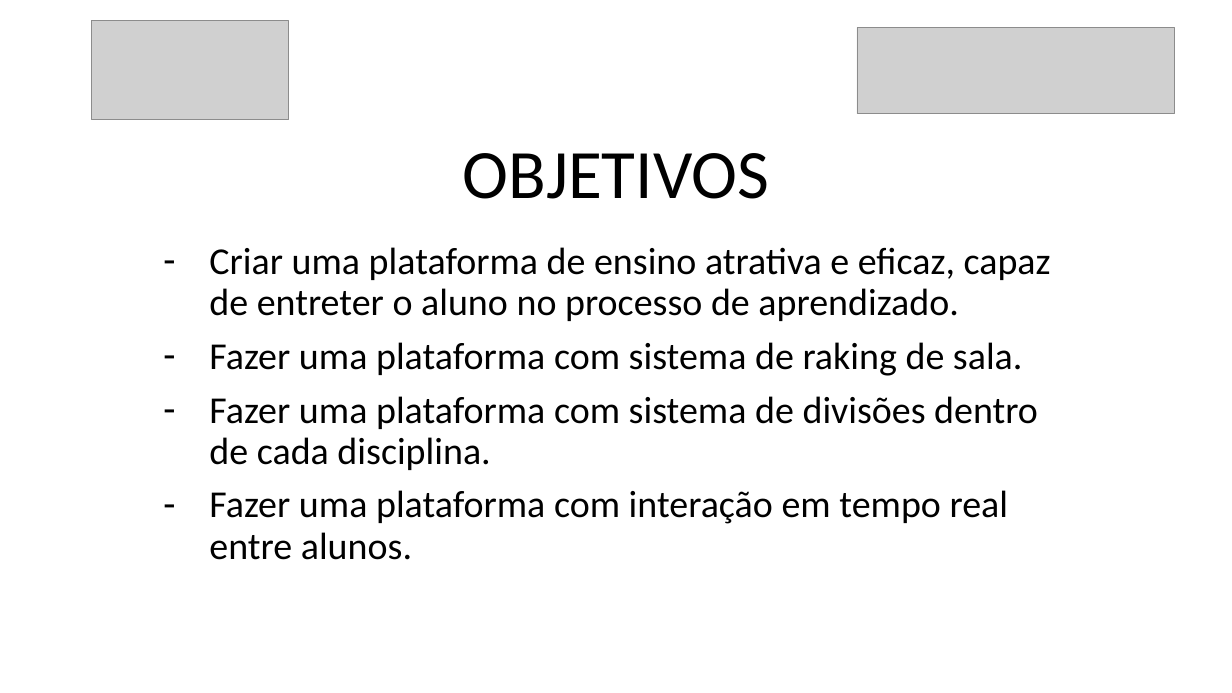
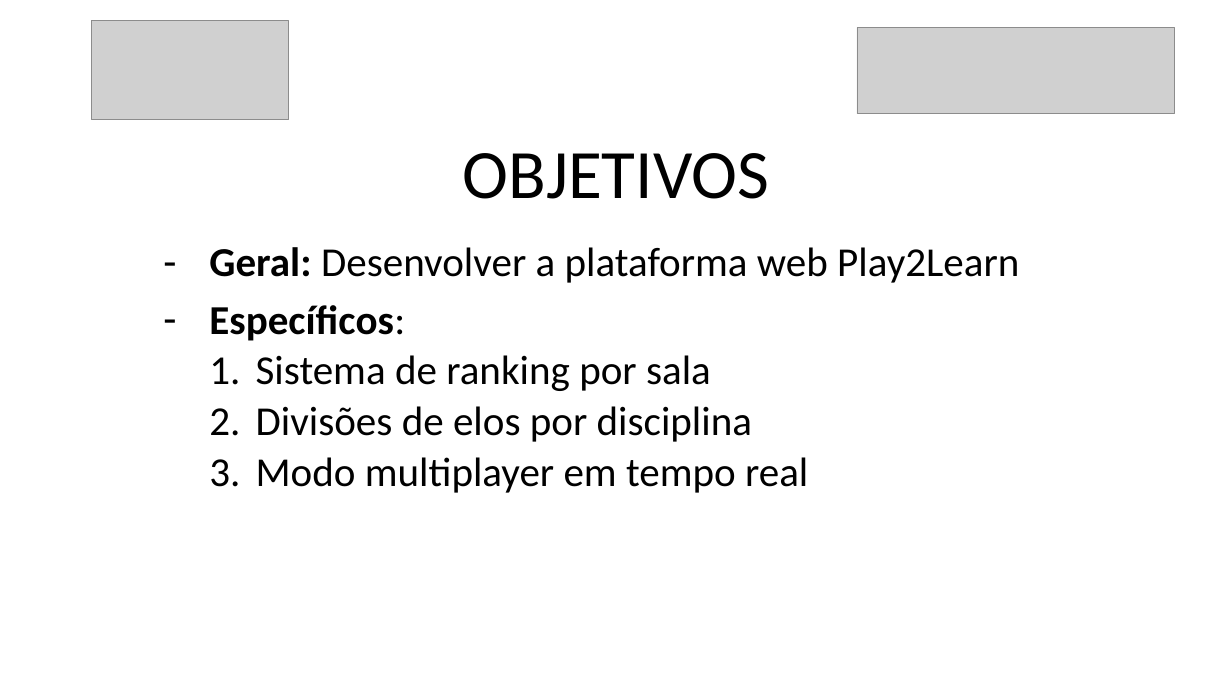
Before and after one commit to danilovaz7/curso-tecnico, a slide deck: slide 5 of liceu/3semestre/projeto integrador/tcc slide.pptx. Drawn at 1232x693 pixels with LibreOffice and Linux fonts; fonts in the diff are those of the drawing; grey boxes stand for pictures. Boxes give left, top, right and bottom in pixels: in the first picture for what was removed or moved away, otherwise in the second. Text is boxed around its words. In the diff, an @@ line names an element or a change of style, - is before the commit and + after.

```diff
--- a/liceu/3semestre/projeto integrador/tcc slide.pptx
+++ b/liceu/3semestre/projeto integrador/tcc slide.pptx
@@ subtitle at [209, 247, 1019, 493]: text changed; size 29.6 to 32 pt @@
-– Criar uma plataforma de ensino atrativa e eficaz, capaz de entreter o aluno no processo de aprendizado.
-– Fazer uma plataforma com sistema de raking de sala.
-– Fazer uma plataforma com sistema de divisões dentro de cada disciplina.
-– Fazer uma plataforma com interação em tempo real entre alunos.
+– Geral: Desenvolver a plataforma web Play2Learn
+– Específicos:
+  1. Sistema de ranking por sala
+  2. Divisões de elos por disciplina
+  3. Modo multiplayer em tempo real
```
Also in this commit, not shown: 10 other slides changed, 1 slide added, 1 other file.
